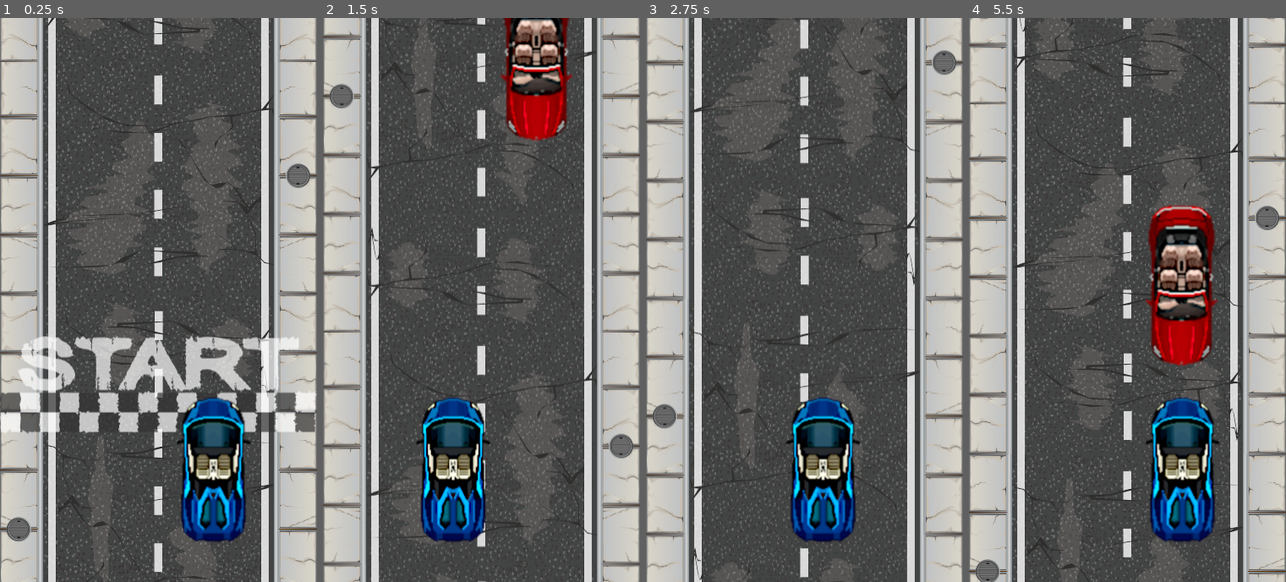
Above: before the commit, frames 1-4 (left to right).
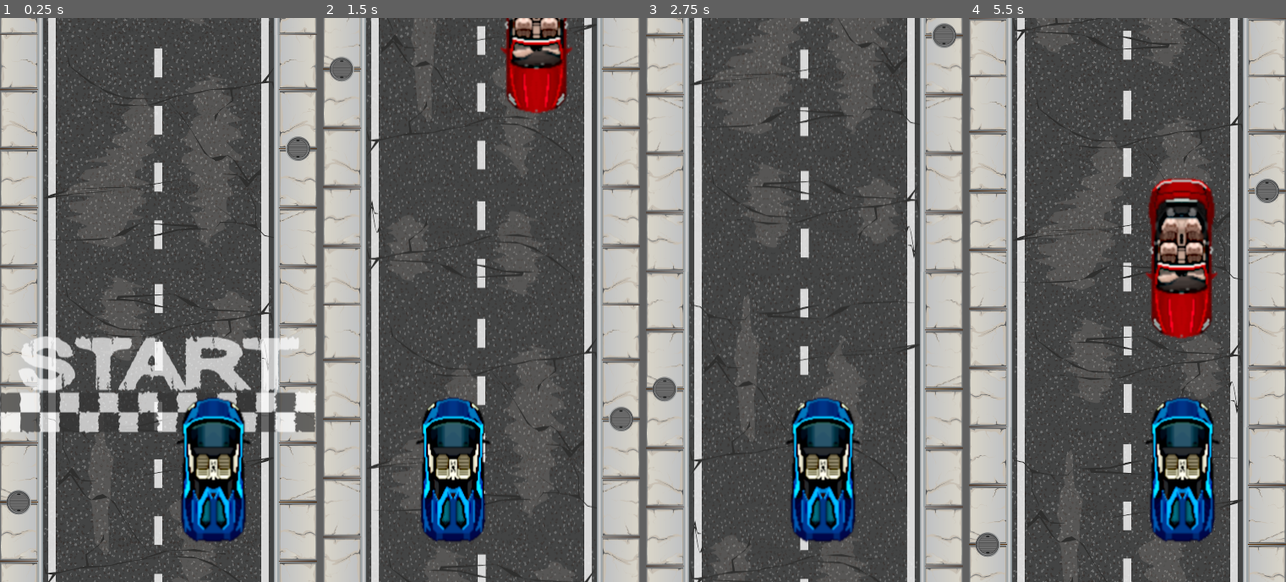
Above: after the commit, the same moments.

Repository: adngdb/coopjam
Game: Godot game, scene res://Levels/LevelTest.tscn
Two runs of this game, one before a commit and one after it. Both use one fixed random seed, a clock stepped at 60 frames per second and the inputs below.
Inputs (mouse positions are in pixels of both pictures, inside the frame that each line leads up to):
- Up to frame 1 (0.25 s): no input
- Up to frame 2 (1.5 s): tap Enter at 0.5 s; move the mouse to (551, 271) at 0.52 s; hold Right (ui_right) 0.53-1.28 s; click (551, 271) at 0.6 s; move the mouse to (418, 328) at 1.27 s; hold Left (ui_left) from 1.28 s (still down); click (418, 328) at 1.35 s
- Up to frame 3 (2.75 s): move the mouse to (836, 175) at 2.02 s; release Left (ui_left) at 2.03 s; hold Right (ui_right) from 2.03 s (still down); click (836, 175) at 2.1 s
- Up to frame 4 (5.5 s): tap Space at 2.75 s; move the mouse to (1111, 412) at 2.77 s; click (1111, 412) at 2.85 s; move the mouse to (1222, 384) at 3.52 s; release Right (ui_right) at 3.53 s; hold Left (ui_left) from 3.53 s (still down); click (1222, 384) at 3.6 s; move the mouse to (1032, 215) at 4.27 s; click (1032, 215) at 4.35 s; move the mouse to (1143, 300) at 5.02 s; click (1143, 300) at 5.1 s

The runs differ from the first frame. In frame 1, 15% of the frame differs, in the area x 0-100%, y 0-100%; in frame 2, 18%; in frame 3, 15%; in frame 4, 20%.

Commit message:
Re-center start line.

Diff:
--- a/Qlas/Levels/LevelTest.tscn
+++ b/Qlas/Levels/LevelTest.tscn
@@ -50,7 +50,6 @@
 position = Vector2( -64, -5472 )
 
 [node name="StartLine" parent="." instance=ExtResource( 1 )]
-position = Vector2( 0, -32 )
 
 [node name="FinishLine" parent="." instance=ExtResource( 4 )]
 position = Vector2( 0, -5840 )
